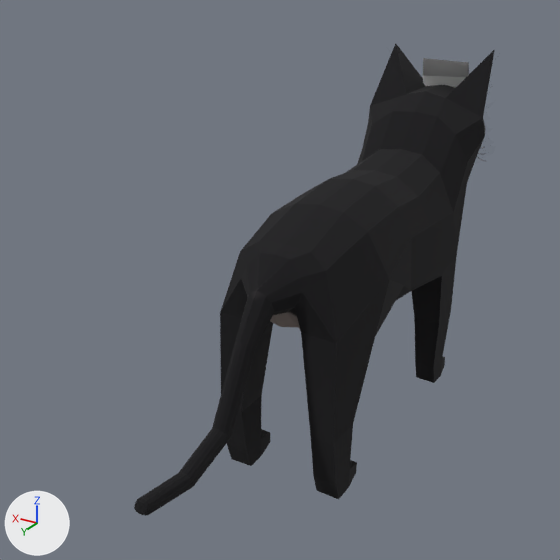
Two versions of the FBX model Assets/The Lost Wanderer Models/Kuro/Kuro new.fbx, one commit apart.
Rendered twice from a camera (50 mm lens) standing at (-0.334, 0.717, 0.495) and looking at (0.037, 0.099, 0.186). The axes (+X, +Y, +Z) are drawn at lower left. The lights are the same throughout. Where no turn or scale is listed for an object, it has been applied to the vertices. Vertices at the same position are counted once.
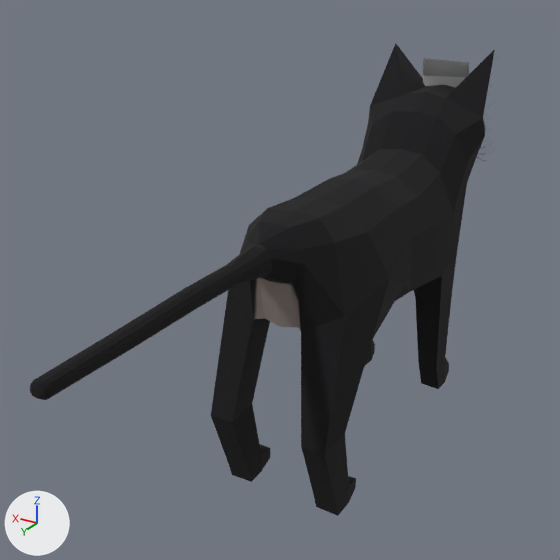
The newer file is also rescaled (x1.086), turned or shifted as a whole; pictures and numbers use the older file's frame.

Changed parts and their boxes (x1, y1, x2, y2) in the pictures (560 x 560 px; the box of a moved part takes in the faces that stretch with it):
'Plane.001', reshaped (29% wider)
    before: (134, 43, 495, 516)
    after: (30, 43, 495, 516)
part 1 of me_plane_001, moved or reshaped
    before: (134, 190, 395, 516)
    after: (30, 190, 394, 516)
part 2 of me_plane_001, moved or reshaped
    before: (415, 357, 445, 383)
    after: (365, 339, 449, 389)
part 3 of me_plane_001, moved or reshaped
    before: (411, 255, 457, 367)
    after: (414, 255, 457, 367)

Edits to the bpy script that builds the scene:
```text
Change me_plane_001:
    used by ob_plane_001; location = (0.0, 0.0, 0.0)
    remove me_plane_001.from_pydata(...)  # 359 vertices, 318 faces; spans x -0.097..0.098, y -0.285..0.367, z -0.007..0.384
    add me_plane_001.from_pydata(...)  # 359 vertices, 318 faces; spans x -0.097..0.098, y -0.285..0.447, z -0.027..0.384
    me_plane_001 part 1: 137 of 359 vertices moved; they spanned x -0.065..0.065, y 0.087..0.367, z -0.007..0.269 and now span x -0.065..0.065, y 0.087..0.447, z -0.027..0.277; mean shift (0.0, 0.03, 0.074); largest move (0.003, 0.365, 0.11) -> (0.003, 0.444, 0.254)
    me_plane_001 part 2: all 8 vertices in x -0.065..0.065, y -0.133..-0.097, z 0.02 are moved by (0.0, -0.011, -0.005)
    me_plane_001 part 3: all 8 vertices in x -0.068..0.068, y -0.139..-0.094, z 0.082 are moved by (0.0, 0.002, 0.029)
```
